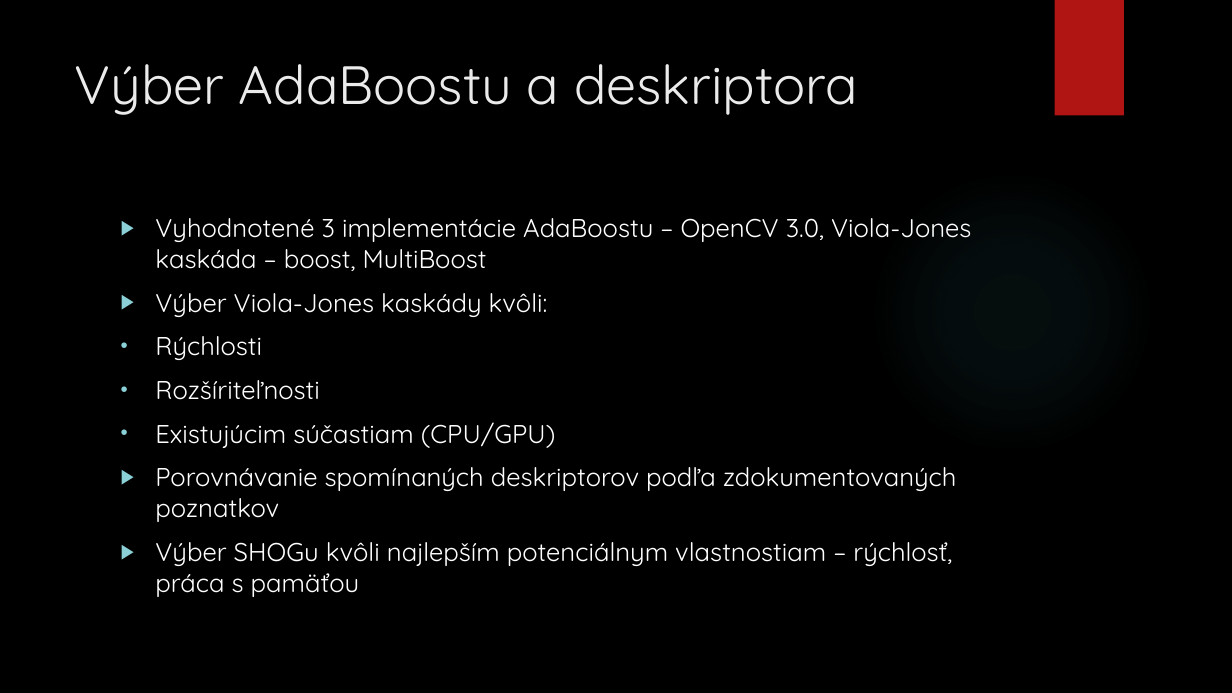
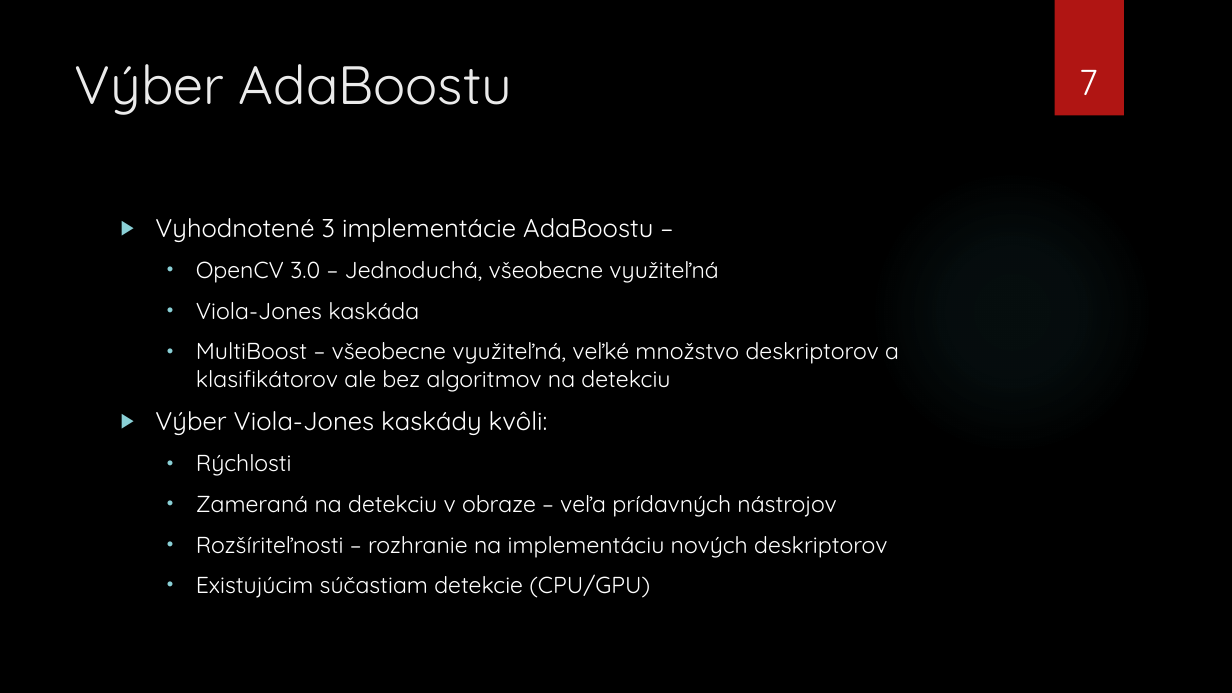
Before and after one commit to killerwife/IngProjekt, a slide deck: slide 7 of Diplomova Praca/PrezentaciaStatnice.pptx (slide 9 before the commit). Drawn at 1232x693 pixels with LibreOffice and Linux fonts; fonts in the diff are those of the drawing; background and template pictures are left out. Boxes give left, top, right and bottom in pixels: in the first picture for what was removed or moved away, otherwise in the second. Text is boxed around its words. In the diff, an @@ line names an element or a change of style, - is before the commit and + after.

```diff
--- a/Diplomova Praca/PrezentaciaStatnice.pptx
+++ b/Diplomova Praca/PrezentaciaStatnice.pptx
@@ title at <box>75,64,512,115</box>: text changed @@
-Výber AdaBoostu a deskriptora
+Výber AdaBoostu
@@ page number added at <box>1079,70,1098,95</box>, 28 pt, text #FFFFFF @@
+7
@@ text at <box>155,218,899,392</box>: text changed; size 20 to 18 pt @@
-▶ Vyhodnotené 3 implementácie AdaBoostu – OpenCV 3.0, Viola-Jones kaskáda – boost, MultiBoost
+▶ Vyhodnotené 3 implementácie AdaBoostu –
+  • OpenCV 3.0 – Jednoduchá, všeobecne využiteľná
+  • Viola-Jones kaskáda
+  • MultiBoost – všeobecne využiteľná, veľké množstvo deskriptorov a klasifikátorov ale bez algoritmov na detekciu
@@ text at <box>196,454,292,476</box>: size 20 to 18 pt in "Rýchlosti"; list level 1 to 2 in "Rýchlosti" @@
@@ text at <box>196,495,887,598</box>: text changed; size 20 to 18 pt @@
-• Rozšíriteľnosti
-• Existujúcim súčastiam (CPU/GPU)
-▶ Porovnávanie spomínaných deskriptorov podľa zdokumentovaných poznatkov
-▶ Výber SHOGu kvôli najlepším potenciálnym vlastnostiam – rýchlosť, práca s pamäťou
+  • Zameraná na detekciu v obraze – veľa prídavných nástrojov
+  • Rozšíriteľnosti – rozhranie na implementáciu nových deskriptorov
+  • Existujúcim súčastiam detekcie (CPU/GPU)
```
Also in this commit, not shown: 9 other slides changed, 6 slides added, 2 slides removed, 5 other files.
